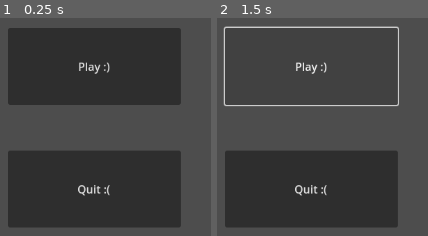
Above: before the commit, frames 1-2 (left to right).
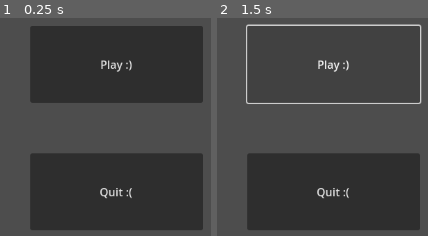
Above: after the commit, the same moments.

Repository: jay-s04/cogs-gamejam-2024
Game: Godot game, scene res://main.tscn
Two runs of this game, one before a commit and one after it. Both use one fixed random seed, a clock stepped at 60 frames per second and the inputs below.
Inputs:
- Up to frame 1 (0.25 s): no input
- Up to frame 2 (1.5 s): click "Play :)" at 0.5 s; click "Play :)" at 1.25 s

The runs differ from the first frame. In frame 1, 18% of the frame differs, in the area x 3-97%, y 3-98%; in frame 2, 13%.

Commit message:
Adjusted positioning of play and quit interface
Recentered to fit new perspective

Diff:
--- a/main.tscn
+++ b/main.tscn
@@ -3,15 +3,15 @@
 [node name="Main" type="Node2D"]
 
 [node name="Play" type="Button" parent="."]
-offset_left = 424.0
-offset_top = 176.0
-offset_right = 673.0
-offset_bottom = 287.0
+offset_left = 456.0
+offset_top = 173.0
+offset_right = 705.0
+offset_bottom = 284.0
 text = "Play :)"
 
 [node name="Quit" type="Button" parent="."]
-offset_left = 424.0
-offset_top = 353.0
-offset_right = 673.0
-offset_bottom = 464.0
+offset_left = 456.0
+offset_top = 357.0
+offset_right = 705.0
+offset_bottom = 468.0
 text = "Quit :("
